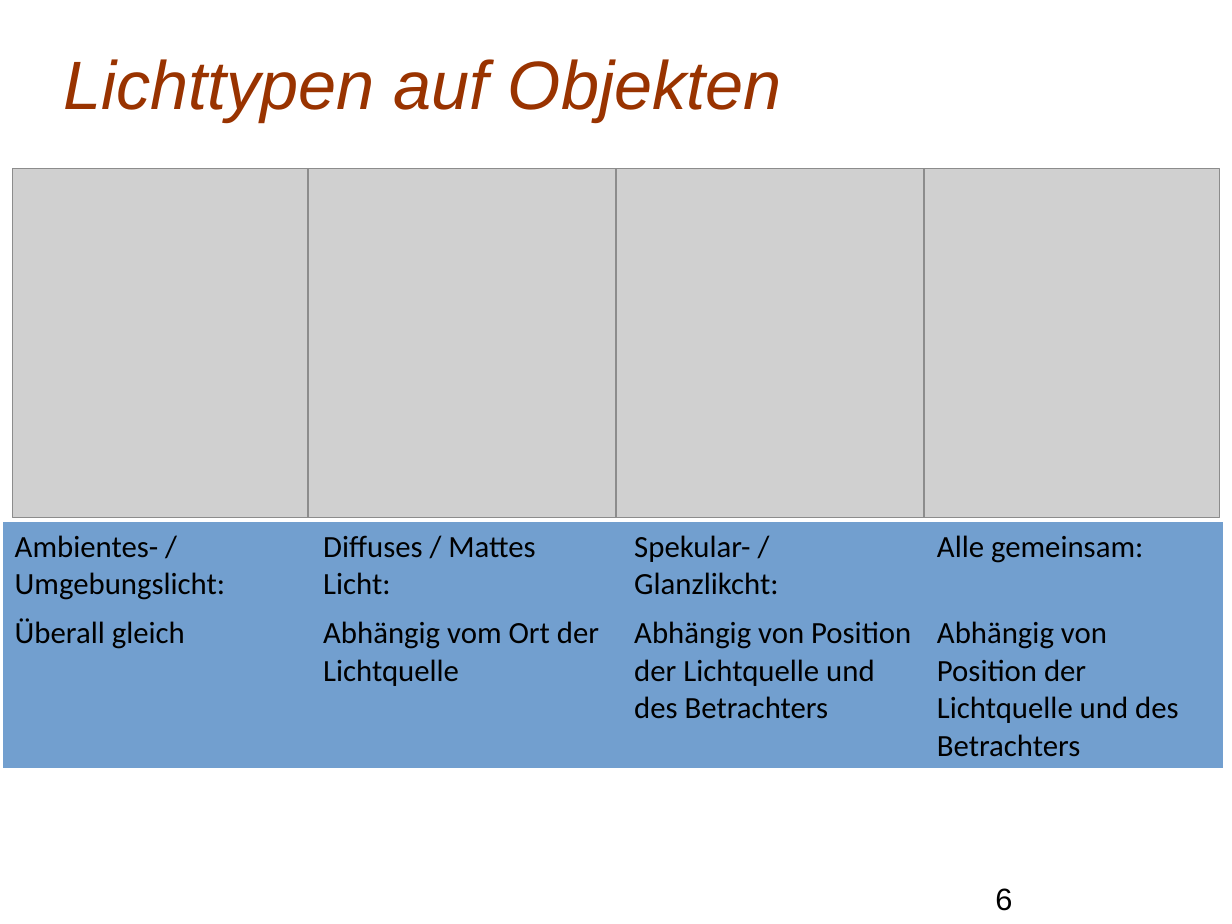
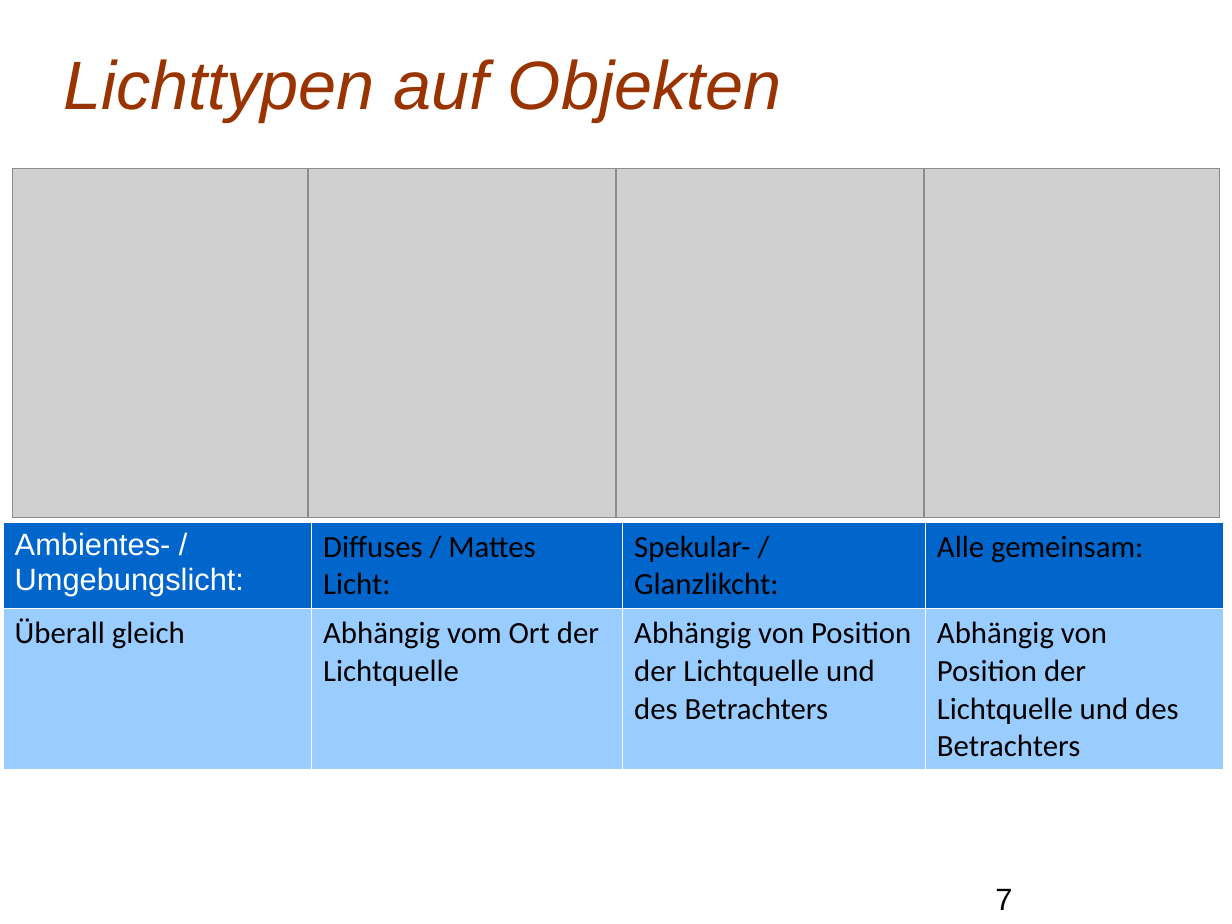
Before and after one commit to Mxtreme1/Presentation-on-The-Phong-Illumination-Model, a slide deck: slide 7 of PIM.odp (slide 6 before the commit). Drawn at 1232x924 pixels with LibreOffice and Linux fonts; fonts in the diff are those of the drawing; grey boxes stand for pictures; background and template pictures are left out. Boxes give left, top, right and bottom in pixels: in the first picture for what was removed or moved away, otherwise in the second. Text is boxed around its words. In the diff, an @@ line names an element or a change of style, - is before the commit and + after.

```diff
--- a/PIM.odp
+++ b/PIM.odp
@@ table at box(2, 522, 1222, 770) @@
@@ fill #729FCF to #0066CC in row 1 @@
@@ fill #729FCF to #99CCFF in row 2 @@
@@ font Calibri to Arial, text colour #000000 to #FFFFFF in "Ambientes- /", "Umgebungslicht:" @@
@@ borders changed @@
@@ page number at box(995, 888, 1012, 910): text changed @@
-6
+7
```
Also in this commit, not shown: 11 other slides changed, 3 slides added, 1 slide removed.
